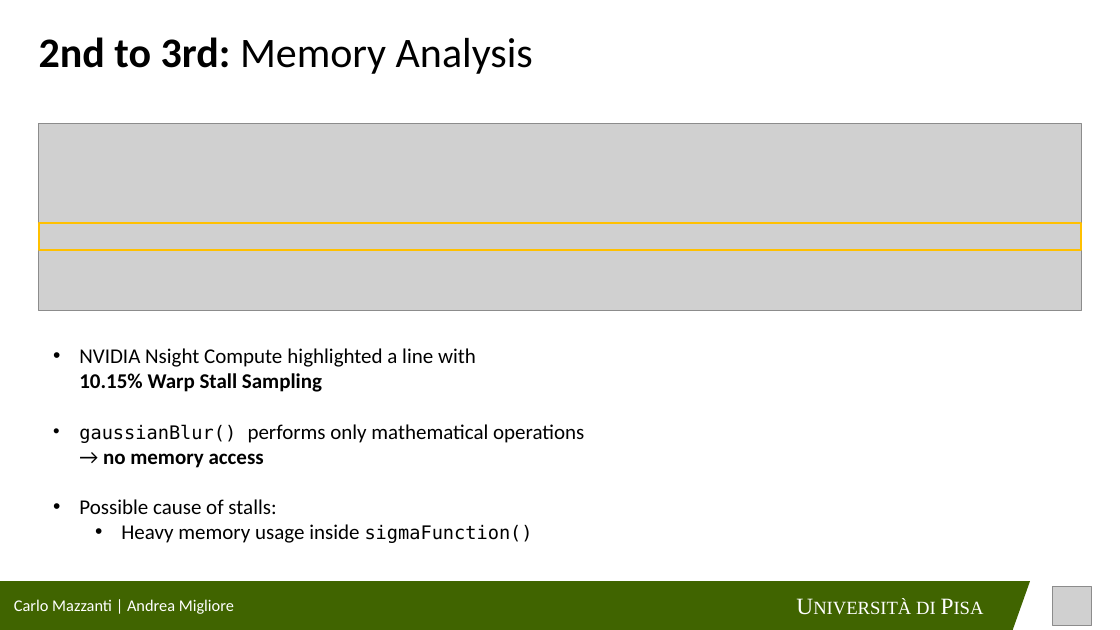
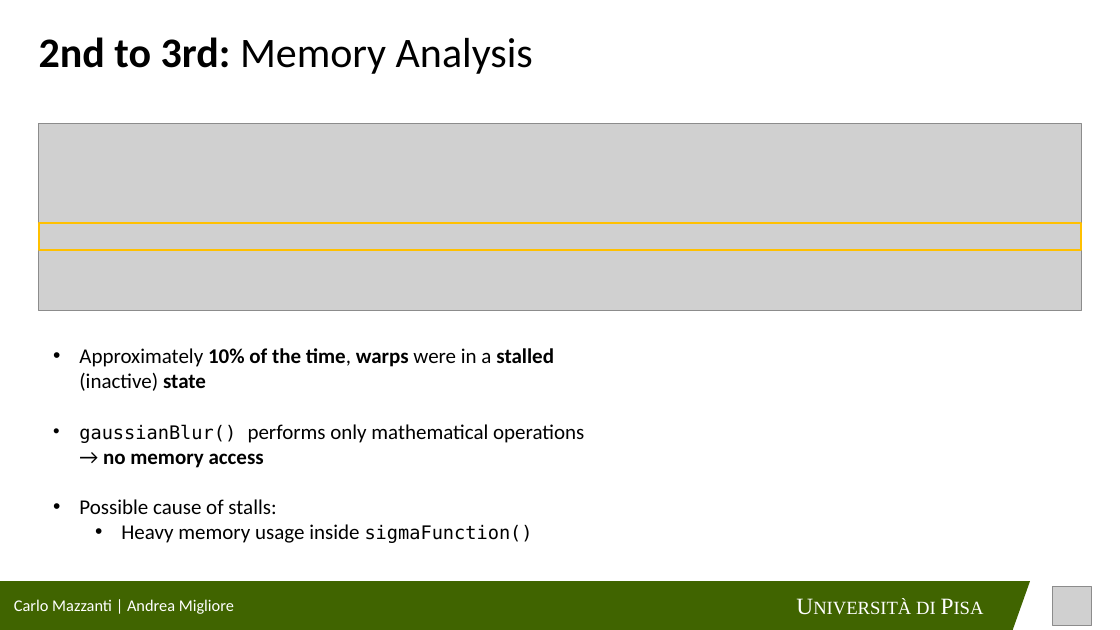
Before and after one commit to cmsilen/GPUBidimensionalConvolution, a slide deck: slide 27 of BidimensionalConvolution_GPU.pptx. Drawn at 1120x630 pixels with LibreOffice and Linux fonts; fonts in the diff are those of the drawing; grey boxes stand for pictures. Boxes give left, top, right and bottom in pixels: in the first picture for what was removed or moved away, otherwise in the second. Text is boxed around its words. In the diff, an @@ line names an element or a change of style, - is before the commit and + after.

```diff
--- a/BidimensionalConvolution_GPU.pptx
+++ b/BidimensionalConvolution_GPU.pptx
@@ text at box(79, 348, 554, 391): text changed @@
-• NVIDIA Nsight Compute highlighted a line with
-  10.15% Warp Stall Sampling
+• Approximately 10% of the time, warps were in a stalled (inactive) state
```
Also in this commit, not shown: 5 other slides changed, 3 slides added.
